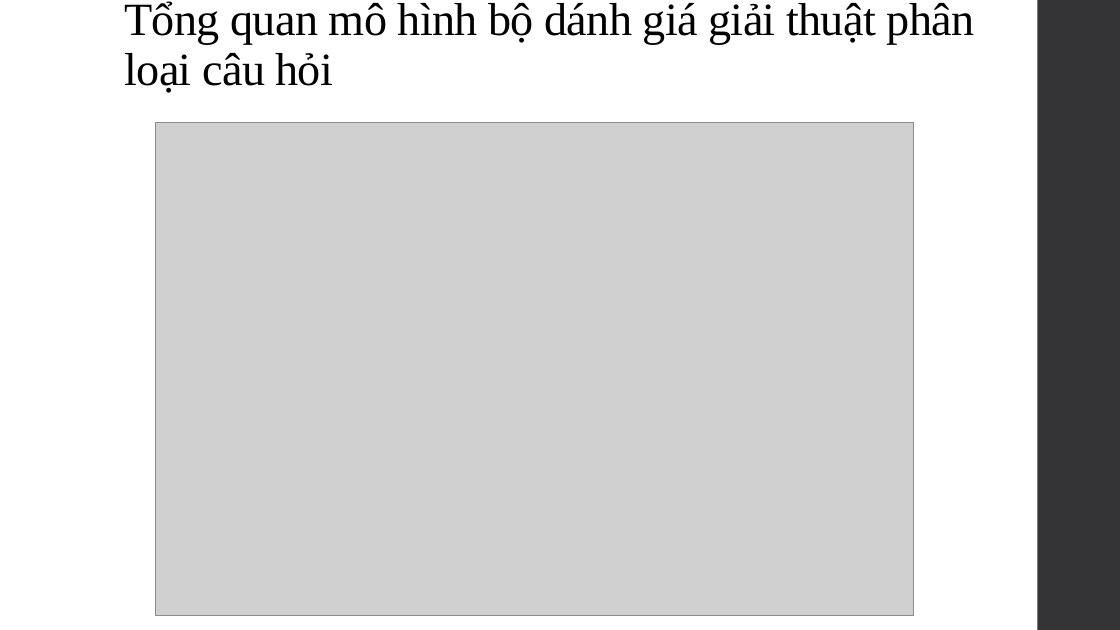
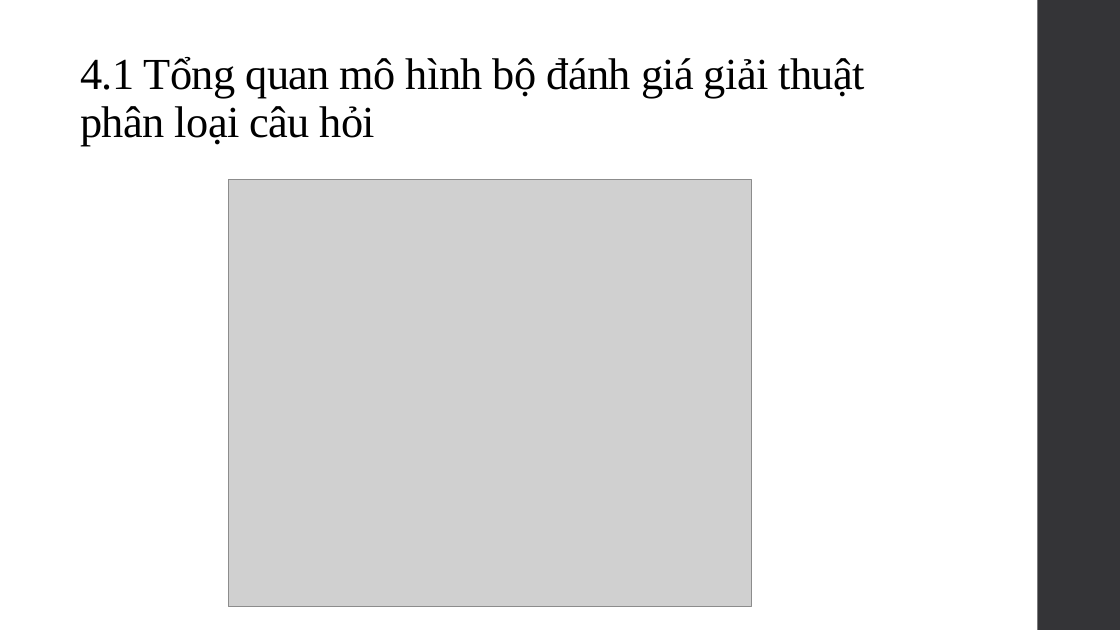
Before and after one commit to SaiGonSoftware/QA-Forum, a slide deck: slide 18 of Document/Baocao.pptx (slide 12 before the commit). Drawn at 1120x630 pixels with LibreOffice and Linux fonts; fonts in the diff are those of the drawing; grey boxes stand for pictures. Boxes give left, top, right and bottom in pixels: in the first picture for what was removed or moved away, otherwise in the second. Text is boxed around its words. In the diff, an @@ line names an element or a change of style, - is before the commit and + after.

```diff
--- a/Document/Baocao.pptx
+++ b/Document/Baocao.pptx
@@ title at (80,57,865,146): text changed; size 39.6 to 38 pt @@
-Tổng quan mô hình bộ dánh giá giải thuật phân loại câu hỏi
+4.1 Tổng quan mô hình bộ đánh giá giải thuật phân loại câu hỏi
@@ picture: place and size @@
-picture at (155,123,914,616)
+picture at (229,179,751,607)
```
Also in this commit, not shown: 9 other slides changed, 14 slides added, 2 slides removed, 16 other files.
